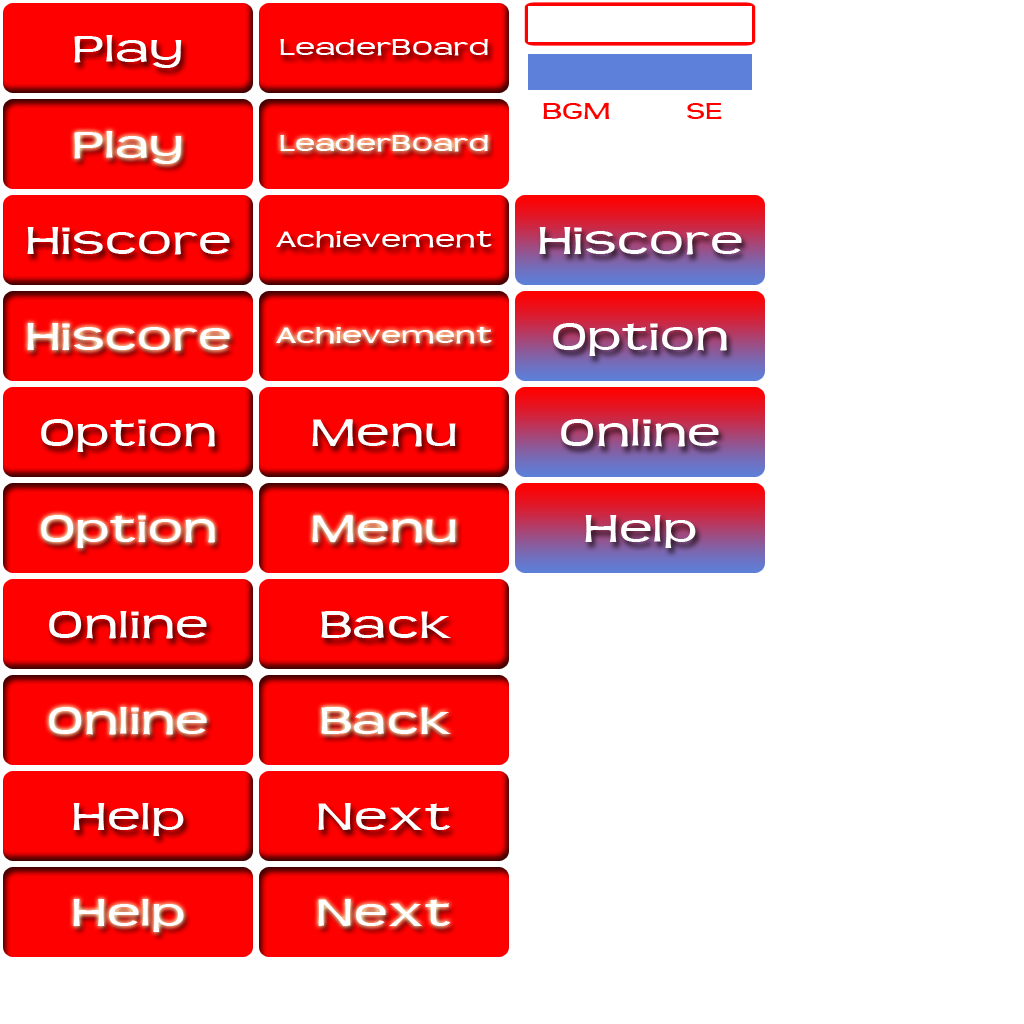
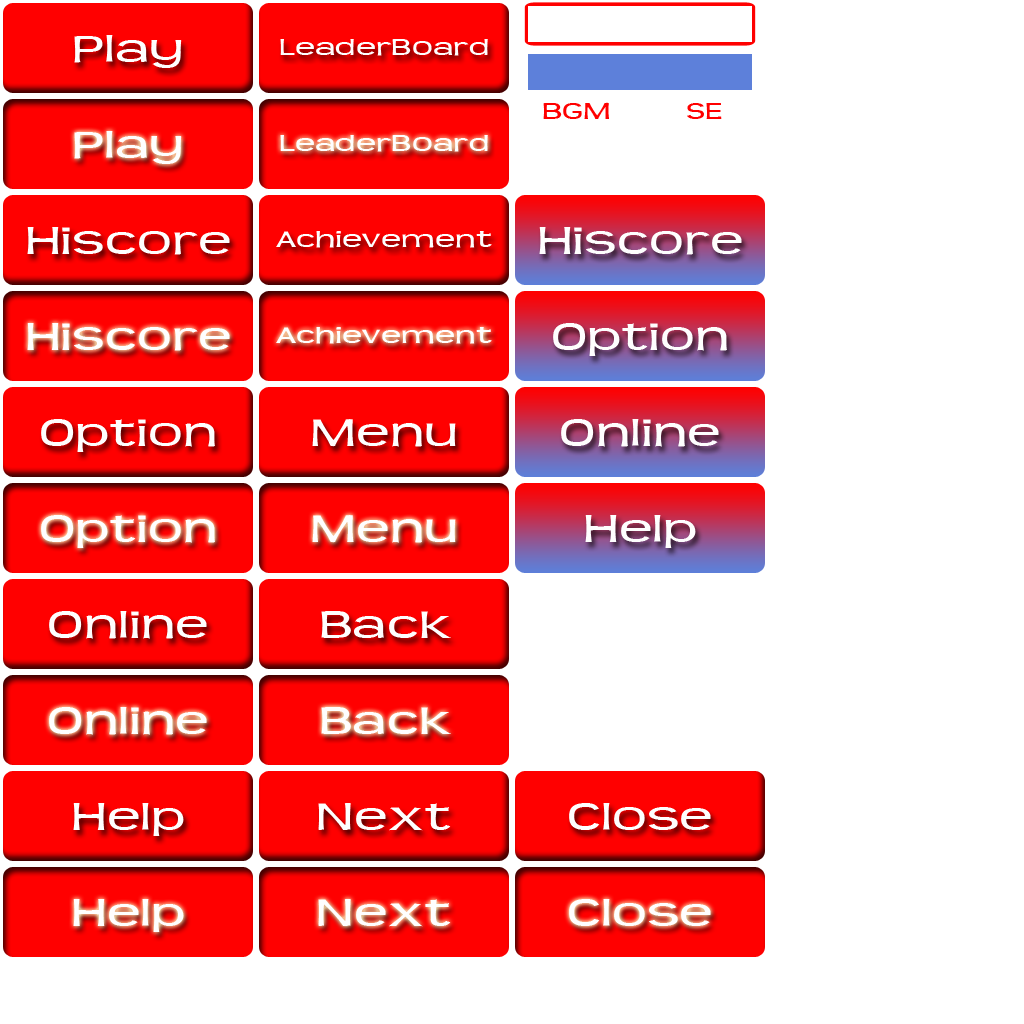
The second 1024 × 1024 image is a revision of the first. Changes to its layers:
added group "Close" (1st of 3) with 6 layers above "Next" over [515, 771, 765, 957]
added group "Enter" (7th of 11, in "Close") with 2 layers in group "Close" over [515, 867, 765, 957]
added layer "Close" (2nd of 3, in "Close" › "Enter") in group "Enter" over [569, 899, 711, 926]
added layer "形状 1" (13th of 26, in "Close" › "Enter") in group "Enter" over [515, 867, 765, 957]
added group "Normal" (7th of 11, in "Close") with 2 layers in group "Close" over [515, 771, 765, 861]
added layer "Close" (3rd of 3, in "Close" › "Normal") in group "Normal" over [569, 803, 711, 830]
added layer "形状 1" (14th of 26, in "Close" › "Normal") in group "Normal" over [515, 771, 765, 861]
